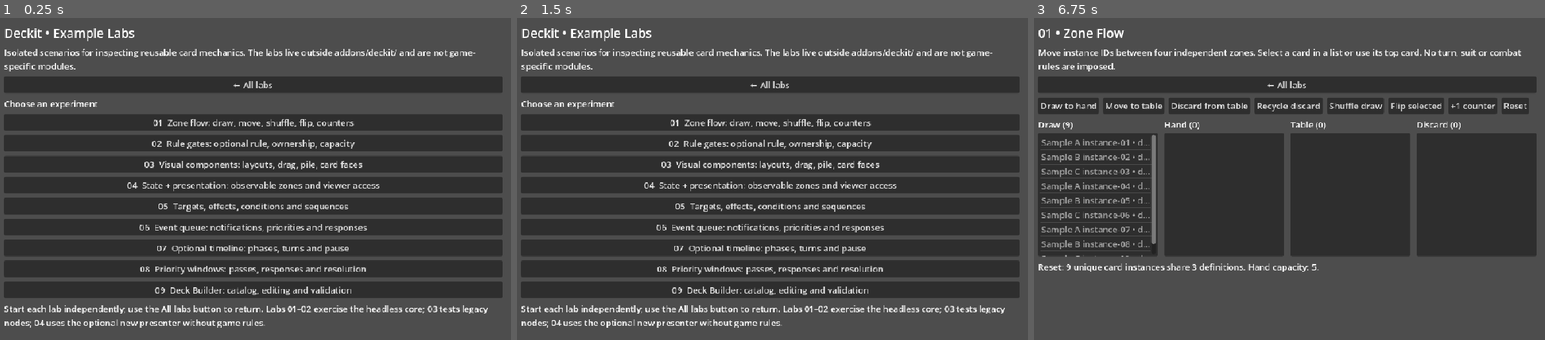
Above: before the commit, frames 1-3 (left to right).
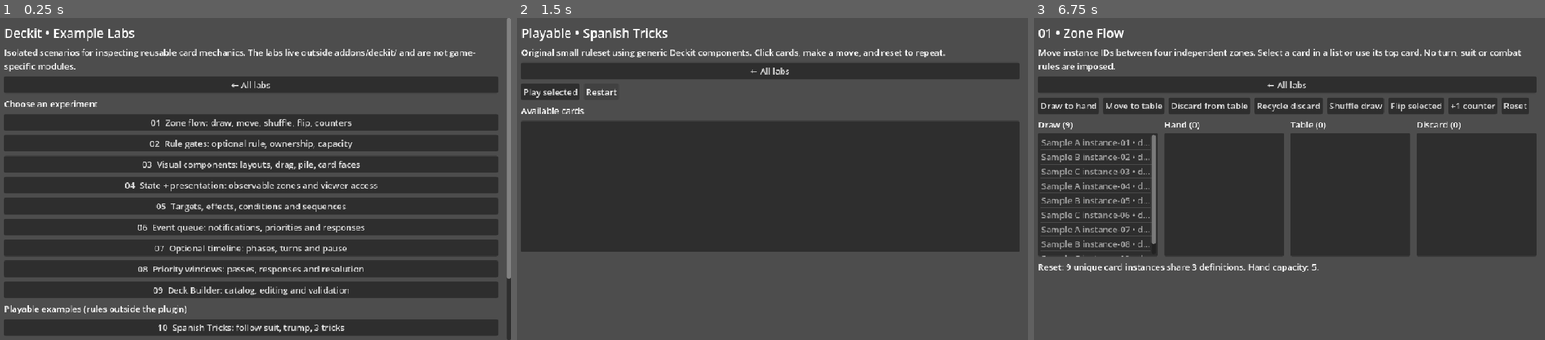
Above: after the commit, the same moments.

Repository: Dragonboon/Deckit
Game: Godot game, scene res://examples/labs/lab_hub.tscn
Same seed, same stepped clock (60 frames per second), same inputs: the game is played once before the commit and once after it. The project has no main scene, so this scene is started directly.
Inputs (mouse positions are in pixels of both pictures, inside the frame that each line leads up to):
- Up to frame 1 (0.25 s): no input
- Up to frame 2 (1.5 s): click (767, 327) at 0.5 s, where only the run after the commit has a clickable "10 Spanish Tricks: follow sui…"; click (603, 92) at 1.25 s, where only the run after the commit has a clickable "Restart"
- Up to frame 3 (6.75 s): click (1069, 92) at 2 s, where only the run after the commit has a clickable "Play selected"; click (1069, 92) at 2.75 s, where only the run after the commit has a clickable "Play selected"; click (1120, 92) at 3.5 s, where only the run after the commit has a clickable "Restart"; click (1120, 92) at 4.25 s, where only the run after the commit has a clickable "Restart"; click "← All labs" at 5 s; click "← All labs" at 5.75 s; click "01 Zone flow: draw, move, shu…" at 6.5 s

The runs differ from the first frame. In frame 1, 11% of the frame differs, in the area x 0-100%, y 0-100%; in frame 2, 34%, in the area x 0-99%, y 3-97%; in frame 3, nothing differs.
Error after the commit: Parse Error: Assigned value for constant "STRENGTH" isn't a constant expression. (res://examples/microgames/spanish_tricks.gd:7)

Commit message:
feat(examples): three playable card game integration scenarios

Diff:
--- a/examples/labs/lab_hub.gd
+++ b/examples/labs/lab_hub.gd
@@ -16,6 +16,10 @@
 	DeckitLabUI.button(page, "07  Optional timeline: phases, turns and pause", _open.bind("turns_lab"))
 	DeckitLabUI.button(page, "08  Priority windows: passes, responses and resolution", _open.bind("priority_lab"))
 	DeckitLabUI.button(page, "09  Deck Builder: catalog, editing and validation", _open.bind("deck_builder_lab"))
+	DeckitLabUI.heading(page, "Playable examples (rules outside the plugin)")
+	DeckitLabUI.button(page, "10  Spanish Tricks: follow suit, trump, 3 tricks", _open_microgame.bind("spanish_tricks"))
+	DeckitLabUI.button(page, "11  French Melds: runs, sets and score", _open_microgame.bind("french_melds"))
+	DeckitLabUI.button(page, "12  Resource Duel: energy, protection and effects", _open_microgame.bind("resource_duel"))
 	DeckitLabUI.info(
 		page,
 		"Start each lab independently; use the All labs button to return. Labs 01–02 exercise the headless core; 03 tests legacy nodes; 04 uses the optional new presenter without game rules."
@@ -24,3 +28,7 @@
 
 func _open(lab_name: String) -> void:
 	get_tree().change_scene_to_file("res://examples/labs/%s.tscn" % lab_name)
+
+
+func _open_microgame(game_name: String) -> void:
+	get_tree().change_scene_to_file("res://examples/microgames/%s.tscn" % game_name)
--- /dev/null
+++ b/examples/microgames/french_melds.gd
@@ -0,0 +1,93 @@
+## Three-round French deck pattern challenge, using the generic Deckit core.
+class_name DeckitDemoFrenchMelds extends RefCounted
+
+const SUITS: Array[String] = ["clubs", "diamonds", "hearts", "spades"]
+
+var game := DeckitGameState.new()
+var ledger := DeckitValueLedger.new()
+var attempts: int = 0
+var finished: bool = false
+var last_message: String = ""
+
+
+func setup(seed_value: int = 219) -> bool:
+	game = DeckitGameState.new()
+	ledger = DeckitValueLedger.new()
+	attempts = 0
+	finished = false
+	last_message = "Choose 3 cards: same suit in a run (+5), or three of a kind (+4)."
+	var catalog := DeckitCardCatalog.new()
+	var deck := DeckitDeckList.new()
+	for suit: String in SUITS:
+		for rank in range(1, 14):
+			var definition := DeckitCardDefinition.new()
+			definition.card_id = StringName("%s-%d" % [suit, rank])
+			definition.display_name = "%s %d" % [suit.capitalize(), rank]
+			definition.attributes = {"suit": suit, "rank": rank}
+			if not catalog.add_card(definition) or not deck.add(definition.card_id):
+				return false
+	var factory := DeckitDeckFactory.new()
+	var copies: Array[DeckitCardInstance] = factory.build(deck, catalog, &"main", &"solo", "french")
+	if copies.size() != 52:
+		return false
+	for id: StringName in [&"draw", &"hand", &"discard"]:
+		game.register_zone(DeckitCardZone.new(id))
+	var draw: DeckitCardZone = game.get_zone(&"draw")
+	for card: DeckitCardInstance in copies:
+		draw.add_card(card)
+	var rng := RandomNumberGenerator.new()
+	rng.seed = seed_value
+	draw.shuffle_with_rng(rng)
+	# Starter combination guarantees one discoverable valid run.
+	for definition_id: StringName in [&"hearts-4", &"hearts-5", &"hearts-6"]:
+		var card: DeckitCardInstance = null
+		for candidate: DeckitCardInstance in draw.cards:
+			if candidate.definition.card_id == definition_id:
+				card = candidate
+				break
+		if card == null or not game.perform(DeckitCardAction.new(&"draw", &"hand", card.instance_id)):
+			return false
+	var destinations: Array[StringName] = [&"hand"]
+	return DeckitDealer.deal_round_robin(game, &"draw", destinations, 2) == 2
+
+
+func get_hand() -> Array[DeckitCardInstance]:
+	return game.get_zone(&"hand").cards.duplicate()
+
+
+## Malformed selections never advance a round. Valid selections consume the
+## chosen cards even if they score 0, just like the local challenge rules.
+func submit(ids: Array[StringName]) -> bool:
+	if finished or ids.size() != 3:
+		return false
+	var chosen: Array[DeckitCardInstance] = []
+	var seen: Dictionary = {}
+	var hand: DeckitCardZone = game.get_zone(&"hand")
+	for id: StringName in ids:
+		if id == &"" or seen.has(id):
+			return false
+		var card: DeckitCardInstance = hand.find_by_id(id)
+		if card == null:
+			return false
+		seen[id] = true
+		chosen.append(card)
+	var points: int = 0
+	if DeckitCardPatterns.all_share(chosen, &"suit") and DeckitCardPatterns.is_run(chosen):
+		points = 5
+	else:
+		var counts: Dictionary = DeckitCardPatterns.attribute_counts(chosen, &"rank")
+		if counts.size() == 1:
+			points = 4
+	for card: DeckitCardInstance in chosen:
+		if not game.perform(DeckitCardAction.new(&"hand", &"discard", card.instance_id)):
+			return false
+	ledger.add_value(&"solo", &"score", points)
+	attempts += 1
+	last_message = "Round %d: %d points. Total: %d." % [attempts, points, ledger.get_value(&"solo", &"score")]
+	if attempts >= 3:
+		finished = true
+		last_message += " Challenge completed."
+	else:
+		var destinations: Array[StringName] = [&"hand"]
+		DeckitDealer.deal_round_robin(game, &"draw", destinations, 3)
+	return true
--- /dev/null
+++ b/examples/microgames/french_melds.tscn
@@ -0,0 +1,13 @@
+[gd_scene load_steps=2 format=3]
+
+[ext_resource type="Script" path="res://examples/microgames/microgame_lab.gd" id="1_script"]
+
+[node name="Microgame" type="Control"]
+layout_mode = 3
+anchors_preset = 15
+anchor_right = 1.0
+anchor_bottom = 1.0
+grow_horizontal = 2
+grow_vertical = 2
+script = ExtResource("1_script")
+scenario = 1
--- /dev/null
+++ b/examples/microgames/microgame_lab.gd
@@ -0,0 +1,114 @@
+## Shared lightweight GUI for three independent microgames.
+extends Control
+
+@export_enum("Spanish Tricks", "French Melds", "Resource Duel") var scenario: int = 0
+
+var match_state: RefCounted
+var cards_list: ItemList
+var status: Label
+var stats: Label
+
+
+func _ready() -> void:
+	var names: Array[String] = ["Spanish Tricks", "French Melds", "Resource Duel"]
+	var page := DeckitLabUI.page(self, "Playable • " + names[scenario],
+		"Original small ruleset using generic Deckit components. Click cards, make a move, and reset to repeat.")
+	var controls := DeckitLabUI.controls(page)
+	DeckitLabUI.button(controls, "Play selected", _play)
+	if scenario == 1:
+		DeckitLabUI.button(controls, "Submit 3 selected cards", _play)
+	if scenario == 2:
+		DeckitLabUI.button(controls, "End turn", _end_turn)
+	DeckitLabUI.button(controls, "Restart", _reset)
+	DeckitLabUI.heading(page, "Available cards")
+	cards_list = ItemList.new()
+	cards_list.custom_minimum_size = Vector2(500, 245)
+	cards_list.select_mode = ItemList.SELECT_MULTI if scenario == 1 else ItemList.SELECT_SINGLE
+	page.add_child(cards_list)
+	stats = DeckitLabUI.info(page, "")
+	status = DeckitLabUI.info(page, "")
+	_reset()
+
+
+func _reset() -> void:
+	match scenario:
+		0:
+			match_state = DeckitDemoSpanishTricks.new()
+		1:
+			match_state = DeckitDemoFrenchMelds.new()
+		2:
+			match_state = DeckitDemoResourceDuel.new()
+	if not match_state.setup():
+		status.text = "Could not initialize this example. Check Godot Output."
+	else:
+		_refresh()
+
+
+func _cards() -> Array[DeckitCardInstance]:
+	match scenario:
+		0:
+			if match_state.finished:
+				return []
+			return match_state.get_hand(match_state.turns.current_participant())
+		1:
+			return match_state.get_hand()
+		2:
+			return match_state.hand_cards()
+	return []
+
+
+func _play() -> void:
+	var selected: PackedInt32Array = cards_list.get_selected_items()
+	var cards: Array[DeckitCardInstance] = _cards()
+	var ok: bool = false
+	if scenario == 1:
+		if selected.size() == 3:
+			var ids: Array[StringName] = []
+			for index: int in selected:
+				if index >= 0 and index < cards.size():
+					ids.append(cards[index].instance_id)
+			ok = match_state.submit(ids) if ids.size() == 3 else false
+	else:
+		if selected.size() == 1 and selected[0] < cards.size():
+			ok = match_state.play(cards[selected[0]].instance_id)
+	if not ok and not match_state.finished:
+		status.text = "Move unavailable. Select a valid card / combination. " + match_state.last_message
+	_refresh()
+
+
+func _end_turn() -> void:
+	if scenario == 2:
+		match_state.end_turn()
+		_refresh()
+
+
+func _refresh() -> void:
+	cards_list.clear()
+	for card: DeckitCardInstance in _cards():
+		var extra: String = ""
+		if scenario == 2:
+			extra = " (cost: %d)" % int(card.get_attribute(&"cost", 0))
+		cards_list.add_item(card.definition.display_name + extra)
+	status.text = match_state.last_message
+	match scenario:
+		0:
+			stats.text = "Turn: %s | Trump: %s | Tricks: %d / 3 | P1: %d | P2: %d%s" % [
+				match_state.turns.current_participant(), match_state.trump_suit,
+				match_state.tricks_played, match_state.ledger.get_value(&"p1", &"tricks"),
+				match_state.ledger.get_value(&"p2", &"tricks"),
+				" | FINISHED" if match_state.finished else ""
+			]
+		1:
+			stats.text = "Attempts: %d / 3 | Score: %d%s" % [
+				match_state.attempts, match_state.ledger.get_value(&"solo", &"score"),
+				" | FINISHED" if match_state.finished else ""
+			]
+		2:
+			stats.text = "Turn: %d | Energy: %d | Health: %d | Shield: %d | Rival: %d%s" % [
+				match_state.turns.turn_number,
+				match_state.ledger.get_value(&"pilot", &"energy"),
+				match_state.ledger.get_value(&"pilot", &"health"),
+				match_state.ledger.get_value(&"pilot", &"shield"),
+				match_state.ledger.get_value(&"rival", &"health"),
+				" | FINISHED" if match_state.finished else ""
+			]
--- /dev/null
+++ b/examples/microgames/resource_duel.gd
@@ -0,0 +1,124 @@
+## Original micro-duel. Costs, combat and AI belong to THIS example only.
+class_name DeckitDemoResourceDuel extends RefCounted
+
+var game := DeckitGameState.new()
+var turns := DeckitTurnManager.new()
+var ledger := DeckitValueLedger.new()
+var queue := DeckitEventQueue.new()
+var finished: bool = false
+var victory: bool = false
+var last_message: String = ""
+
+
+func setup() -> bool:
+	game = DeckitGameState.new()
+	turns = DeckitTurnManager.new()
+	ledger = DeckitValueLedger.new()
+	queue = DeckitEventQueue.new()
+	finished = false
+	victory = false
+	last_message = "Gain energy with Forge. Strike costs 2. Ward costs 1. Defeat the rival before turn 5."
+
+	var catalog := DeckitCardCatalog.new()
+	var deck := DeckitDeckList.new()
+	var specs: Array[Dictionary] = [
+		{"id": "forge", "count": 2, "cost": 0, "kind": "gain"},
+		{"id": "ward", "count": 2, "cost": 1, "kind": "shield"},
+		{"id": "strike", "count": 3, "cost": 2, "kind": "attack"}
+	]
+	for spec: Dictionary in specs:
+		var definition := DeckitCardDefinition.new()
+		definition.card_id = StringName(spec["id"])
+		definition.display_name = String(spec["id"]).capitalize()
+		definition.attributes = {"cost": spec["cost"], "kind": spec["kind"]}
+		if not catalog.add_card(definition) or not deck.add(definition.card_id, int(spec["count"])):
+			return false
+	var factory := DeckitDeckFactory.new()
+	var copies: Array[DeckitCardInstance] = factory.build(deck, catalog, &"main", &"pilot", "duel")
+	if copies.size() != 7:
+		return false
+	for id: StringName in [&"draw", &"hand", &"play", &"discard"]:
+		game.register_zone(DeckitCardZone.new(id))
+	var draw: DeckitCardZone = game.get_zone(&"draw")
+	for card: DeckitCardInstance in copies:
+		draw.add_card(card)
+	# Fixed opening of all three abilities, leaving further Strikes to draw.
+	for kind: StringName in [&"strike", &"forge", &"ward"]:
+		var found: DeckitCardInstance = null
+		for card: DeckitCardInstance in draw.cards:
+			if card.definition.card_id == kind:
+				found = card
+				break
+		if found == null or not game.perform(DeckitCardAction.new(&"draw", &"hand", found.instance_id)):
+			return false
+	if not queue.bind(game):
+		return false
+	if not turns.configure([&"pilot"], [&"action", &"cleanup"]) or not turns.start():
+		return false
+	return ledger.set_value(&"pilot", &"energy", 1) and ledger.set_value(&"pilot", &"health", 8) and ledger.set_value(&"rival", &"health", 6)
+
+
+func hand_cards() -> Array[DeckitCardInstance]:
+	return game.get_zone(&"hand").cards.duplicate()
+
+
+func play(card_id: StringName) -> bool:
+	if finished or not turns.is_running or turns.current_phase() != &"action":
+		return false
+	var hand: DeckitCardZone = game.get_zone(&"hand")
+	var card: DeckitCardInstance = hand.find_by_id(card_id)
+	if card == null:
+		return false
+	var cost: int = int(card.get_attribute(&"cost", 0))
+	if not ledger.can_pay(&"pilot", {&"energy": cost}):
+		last_message = "Not enough energy for %s (cost %d)." % [card.definition.display_name, cost]
+		return false
+	if not game.perform(DeckitCardAction.new(&"hand", &"play", card_id, &"pilot")):
+		return false
+	# The host owns this policy: payment follows an accepted action.
+	ledger.pay(&"pilot", {&"energy": cost})
+	var kind: String = String(card.get_attribute(&"kind", ""))
+	match kind:
+		"gain":
+			ledger.grant(&"pilot", {&"energy": 2})
+		"shield":
+			ledger.grant(&"pilot", {&"shield": 2})
+		"attack":
+			ledger.add_value(&"rival", &"health", -3)
+	# An ordinary DeckitEffectAction keeps runtime visual state observable.
+	var counter := DeckitCounterEffect.new()
+	counter.counter_key = &"resolved"
+	game.perform(DeckitEffectAction.new().configure(counter, DeckitCardTarget.new(&"play", card_id), &"pilot"))
+	game.perform(DeckitCardAction.new(&"play", &"discard", card_id, &"pilot"))
+	queue.drain()
+	last_message = "%s resolved. Rival health: %d." % [card.definition.display_name, ledger.get_value(&"rival", &"health")]
+	if ledger.get_value(&"rival", &"health") <= 0:
+		finished = true
+		victory = true
+		last_message = "Victory! Rival defeated."
+		turns.stop()
+	return true
+
+
+func end_turn() -> bool:
+	if finished or not turns.is_running:
+		return false
+	turns.next_phase()
+	var shield: int = ledger.get_value(&"pilot", &"shield")
+	var damage: int = maxi(0, 2 - shield)
+	ledger.set_value(&"pilot", &"shield", maxi(0, shield - 2))
+	ledger.add_value(&"pilot", &"health", -damage)
+	if ledger.get_value(&"pilot", &"health") <= 0 or turns.turn_number >= 4:
+		finished = true
+		victory = false
+		last_message = "Defeat. The rival holds the arena."
+		turns.stop()
+		return true
+	ledger.grant(&"pilot", {&"energy": 1})
+	turns.end_turn()
+	var hand: DeckitCardZone = game.get_zone(&"hand")
+	var destinations: Array[StringName] = [&"hand"]
+	DeckitDealer.deal_round_robin(game, &"draw", destinations, maxi(0, 3 - hand.size()))
+	queue.drain()
+	last_message = "Next turn. Rival dealt %d damage." % damage
+	return true
--- /dev/null
+++ b/examples/microgames/resource_duel.tscn
@@ -0,0 +1,13 @@
+[gd_scene load_steps=2 format=3]
+
+[ext_resource type="Script" path="res://examples/microgames/microgame_lab.gd" id="1_script"]
+
+[node name="Microgame" type="Control"]
+layout_mode = 3
+anchors_preset = 15
+anchor_right = 1.0
+anchor_bottom = 1.0
+grow_horizontal = 2
+grow_vertical = 2
+script = ExtResource("1_script")
+scenario = 2
--- /dev/null
+++ b/examples/microgames/spanish_trick_rule.gd
@@ -0,0 +1,25 @@
+## Example-only rule. Never add this to addons/deckit/.
+class_name DeckitDemoTrickRule extends DeckitCardRule
+
+var session
+
+
+func allows(action: DeckitCardAction, game: DeckitGameState) -> bool:
+	if action.destination_zone_id != &"trick":
+		return true
+	if session == null or session.finished or action.actor_id != session.turns.current_participant():
+		return false
+	var required_source: StringName = session.hand_id(action.actor_id)
+	if action.source_zone_id != required_source:
+		return false
+	var hand: DeckitCardZone = game.get_zone(required_source)
+	var card: DeckitCardInstance = hand.find_by_id(action.card_instance_id)
+	if card == null:
+		return false
+	var lead: String = session.lead_suit()
+	if lead.is_empty() or DeckitCardRanking.suit_of(card) == lead:
+		return true
+	for candidate: DeckitCardInstance in hand.cards:
+		if DeckitCardRanking.suit_of(candidate) == lead:
+			return false
+	return true
--- /dev/null
+++ b/examples/microgames/spanish_tricks.gd
@@ -0,0 +1,127 @@
+## Original two-player mini trick-taking match.
+## This sample's follow-suit policy is separate from the Deckit plugin.
+class_name DeckitDemoSpanishTricks extends RefCounted
+
+const SUITS: Array[String] = ["oros", "copas", "espadas", "bastos"]
+const RANKS: Array[int] = [1, 2, 3, 4, 5, 6, 7, 10, 11, 12]
+const STRENGTH: PackedInt32Array = PackedInt32Array([1, 3, 12, 11, 10, 7, 6, 5, 4, 2])
+
+var game := DeckitGameState.new()
+var turns := DeckitTurnManager.new()
+var ledger := DeckitValueLedger.new()
+var rule := DeckitDemoTrickRule.new()
+var trump_suit: String = "oros"
+var tricks_played: int = 0
+var finished: bool = false
+var last_message: String = ""
+
+func setup(seed_value: int = 420) -> bool:
+	game = DeckitGameState.new()
+	turns = DeckitTurnManager.new()
+	ledger = DeckitValueLedger.new()
+	rule = DeckitDemoTrickRule.new()
+	rule.session = self
+	tricks_played = 0
+	finished = false
+	trump_suit = "oros"
+	last_message = "Play one card per participant. Follow the lead suit when possible."
+
+	var catalog := DeckitCardCatalog.new()
+	var deck := DeckitDeckList.new()
+	for suit: String in SUITS:
+		for rank: int in RANKS:
+			var definition := DeckitCardDefinition.new()
+			definition.card_id = StringName("%s-%d" % [suit, rank])
+			definition.display_name = "%s %d" % [suit.capitalize(), rank]
+			definition.attributes = {"suit": suit, "rank": rank}
+			if not catalog.add_card(definition) or not deck.add(definition.card_id):
+				return false
+	var rules := DeckitDeckRules.new()
+	rules.default_copy_limit = 1
+	rules.minimum_cards = 40
+	rules.maximum_cards = 40
+	var factory := DeckitDeckFactory.new()
+	var copies: Array[DeckitCardInstance] = factory.build(deck, catalog, &"main", &"", "spanish", rules)
+	if copies.size() != 40:
+		return false
+
+	for id: StringName in [&"draw", &"p1_hand", &"p2_hand", &"trick", &"p1_won", &"p2_won"]:
+		if not game.register_zone(DeckitCardZone.new(id)):
+			return false
+	var draw: DeckitCardZone = game.get_zone(&"draw")
+	for card: DeckitCardInstance in copies:
+		if not draw.add_card(card):
+			return false
+	var rng := RandomNumberGenerator.new()
+	rng.seed = seed_value
+	draw.shuffle_with_rng(rng)
+	var destinations: Array[StringName] = [&"p1_hand", &"p2_hand"]
+	if DeckitDealer.deal_round_robin(game, &"draw", destinations, 3) != 6:
+		return false
+	if not game.register_rule(rule):
+		return false
+	if not turns.configure([&"p1", &"p2"], [&"play"]):
+		return false
+	return turns.start()
+
+
+func hand_id(player_id: StringName) -> StringName:
+	if player_id == &"p1":
+		return &"p1_hand"
+	if player_id == &"p2":
+		return &"p2_hand"
+	return &""
+
+
+func lead_suit() -> String:
+	var trick: DeckitCardZone = game.get_zone(&"trick")
+	if trick == null or trick.is_empty():
+		return ""
+	return DeckitCardRanking.suit_of(trick.cards[0])
+
+
+func play(card_id: StringName) -> bool:
+	if finished or not turns.is_running:
+		return false
+	var actor: StringName = turns.current_participant()
+	var action := DeckitCardAction.new(hand_id(actor), &"trick", card_id, actor)
+	if not game.perform(action):
+		last_message = "Illegal move: select a card in the active hand and follow suit if possible."
+		return false
+	var trick: DeckitCardZone = game.get_zone(&"trick")
+	if trick.size() == 1:
+		last_message = "%s led %s. Other player must follow suit where possible." % [actor, lead_suit()]
+		return turns.end_turn()
+
+	var pair: Array[DeckitCardInstance] = trick.cards.duplicate()
+	var winner_index: int = DeckitCardRanking.trick_winner(pair, trump_suit, STRENGTH)
+	var winner: StringName = &"p1" if winner_index == 0 and actor == &"p2" else &"p2"
+	# If the first lead was p2 instead, the second player must be p1.
+	if winner_index == 0:
+		winner = &"p2" if actor == &"p1" else &"p1"
+	else:
+		winner = actor
+	var captured: StringName = &"p1_won" if winner == &"p1" else &"p2_won"
+	for card: DeckitCardInstance in pair:
+		if not game.perform(DeckitCardAction.new(&"trick", captured, card.instance_id, winner)):
+			return false
+	ledger.add_value(winner, &"tricks", 1)
+	tricks_played += 1
+	last_message = "%s wins trick %d; next lead: %s." % [winner, tricks_played, winner]
+	turns.stop()
+	if tricks_played >= 3:
+		finished = true
+		var left: int = ledger.get_value(&"p1", &"tricks")
+		var right: int = ledger.get_value(&"p2", &"tricks")
+		last_message = "Final: P1 %d – P2 %d tricks." % [left, right]
+		return true
+	return turns.start(winner)
+
+
+func get_hand(player_id: StringName) -> Array[DeckitCardInstance]:
+	var zone: DeckitCardZone = game.get_zone(hand_id(player_id))
+	return zone.cards.duplicate() if zone != null else []
+
+
+func result_text() -> String:
+	return last_message
--- /dev/null
+++ b/examples/microgames/spanish_tricks.tscn
@@ -0,0 +1,13 @@
+[gd_scene load_steps=2 format=3]
+
+[ext_resource type="Script" path="res://examples/microgames/microgame_lab.gd" id="1_script"]
+
+[node name="Microgame" type="Control"]
+layout_mode = 3
+anchors_preset = 15
+anchor_right = 1.0
+anchor_bottom = 1.0
+grow_horizontal = 2
+grow_vertical = 2
+script = ExtResource("1_script")
+scenario = 0
--- /dev/null
+++ b/tests/headless/test_microgames.gd
@@ -0,0 +1,71 @@
+extends SceneTree
+
+var passed: int = 0
+var failed: int = 0
+
+func _initialize() -> void:
+	call_deferred("_run")
+
+func _check(ok: bool, label: String) -> void:
+	if ok:
+		passed += 1
+	else:
+		failed += 1
+		push_error("[Deckit microgames] " + label)
+
+func _run() -> void:
+	var spanish := DeckitDemoSpanishTricks.new()
+	_check(spanish.setup(420), "Spanish setup")
+	var safety: int = 0
+	while not spanish.finished and safety < 6:
+		var player: StringName = spanish.turns.current_participant()
+		var hand: Array[DeckitCardInstance] = spanish.get_hand(player)
+		var candidate: DeckitCardInstance = null
+		var lead: String = spanish.lead_suit()
+		for card: DeckitCardInstance in hand:
+			if lead.is_empty() or DeckitCardRanking.suit_of(card) == lead:
+				candidate = card
+				break
+		if candidate == null and not hand.is_empty():
+			candidate = hand[0]
+		_check(candidate != null and spanish.play(candidate.instance_id), "Spanish valid play")
+		safety += 1
+	_check(spanish.finished and spanish.tricks_played == 3, "Spanish end state")
+	_check(spanish.game.inspect_integrity().is_empty(), "Spanish unique runtime instances")
+	_check(spanish.ledger.get_value(&"p1", &"tricks") + spanish.ledger.get_value(&"p2", &"tricks") == 3, "Spanish trick scores")
+
+	var french := DeckitDemoFrenchMelds.new()
+	_check(french.setup(219), "French setup")
+	var run_ids: Array[StringName] = []
+	for card: DeckitCardInstance in french.get_hand():
+		if card.definition.card_id in [&"hearts-4", &"hearts-5", &"hearts-6"]:
+			run_ids.append(card.instance_id)
+	_check(run_ids.size() == 3 and french.submit(run_ids), "French valid run")
+	_check(french.ledger.get_value(&"solo", &"score") == 5, "French pattern score")
+	_check(not french.submit([&"bad", &"bad", &"bad"]), "French reject invalid group")
+	for i in range(2):
+		var cards: Array[DeckitCardInstance] = french.get_hand()
+		var ids: Array[StringName] = []
+		for j in range(3):
+			ids.append(cards[j].instance_id)
+		_check(french.submit(ids), "French additional round")
+	_check(french.finished and french.attempts == 3, "French completed")
+	_check(french.game.inspect_integrity().is_empty(), "French unique runtime instances")
+
+	var duel := DeckitDemoResourceDuel.new()
+	_check(duel.setup(), "Duel setup")
+	var forge_id: StringName = &""
+	for card: DeckitCardInstance in duel.hand_cards():
+		if card.definition.card_id == &"forge":
+			forge_id = card.instance_id
+	_check(forge_id != &"" and duel.play(forge_id), "Duel resource generator")
+	_check(duel.ledger.get_value(&"pilot", &"energy") == 3, "Duel resource gained")
+	for card: DeckitCardInstance in duel.hand_cards():
+		if card.definition.card_id == &"strike":
+			_check(duel.play(card.instance_id), "Duel attack")
+			break
+	_check(duel.ledger.get_value(&"rival", &"health") == 3, "Duel damage")
+	_check(duel.end_turn(), "Duel ends turn")
+	_check(duel.game.inspect_integrity().is_empty(), "Duel unique runtime instances")
+	print("[Deckit microgames] %d passed, %d failed" % [passed, failed])
+	quit(0 if failed == 0 else 1)
Not shown, changed: docs/EXAMPLE_LABS.md
Not shown, changed: docs/INTEGRATION_VALIDATION.md
Not shown, added: docs/MICROGAMES.md
